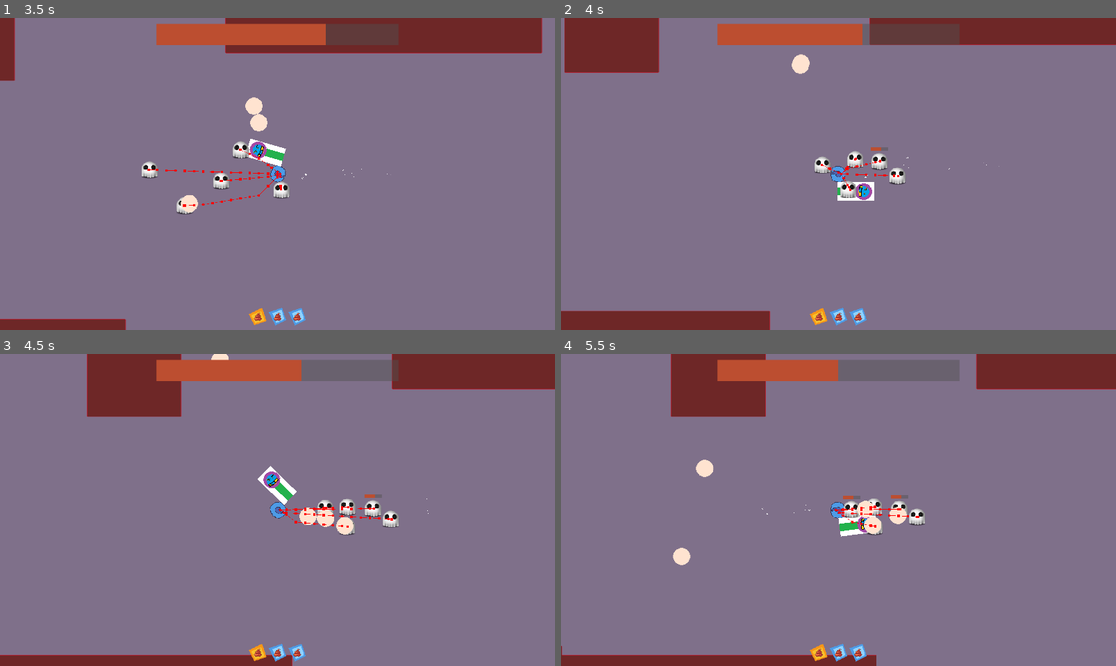
Above: before the commit, frames 1-4 (two rows, left to right).
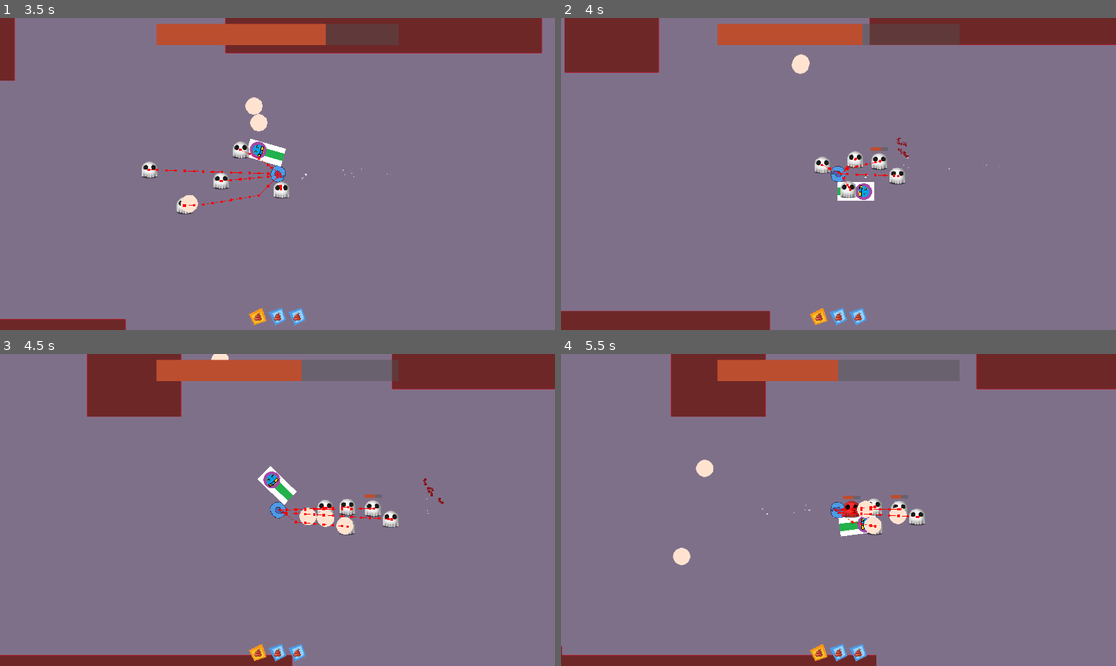
Above: after the commit, the same moments.

Repository: JulianNeuberger/EmojiMage
Game: Godot game, scene res://gui/MainMenu/MainMenu.tscn
Two runs of this game, one before a commit and one after it. Both use one fixed random seed, a clock stepped at 60 frames per second and the inputs below.
Inputs (mouse positions are in pixels of both pictures, inside the frame that each line leads up to):
- Up to frame 1 (3.5 s): click "Start" at 0.5 s; move the mouse to (249, 236) at 1.27 s; hold D (Right) 1.28-2.78 s; tap S (Bottom) at 1.35 s; move the mouse to (444, 220) at 2.02 s; tap W (Top) at 2.1 s; move the mouse to (111, 127) at 2.77 s; press the mouse at (111, 127) at 2.78 s; hold A (Left) from 2.78 s (still down)
- Up to frame 2 (4 s): keep holding A (Left); move the mouse to (866, 174) at 3.52 s; release the mouse at (866, 174) at 3.53 s; tap S (Bottom) at 3.6 s
- Up to frame 3 (4.5 s): keep holding A (Left); move the mouse to (194, 432) at 4.27 s; tap W (Top) at 4.35 s
- Up to frame 4 (5.5 s): move the mouse to (960, 494) at 5.02 s; release A (Left) at 5.03 s; hold D (Right) from 5.03 s (still down); click (960, 494) at 5.1 s

Frame 1 is identical in both runs. In frame 2, less than 0.1% of the frame differs, in the area x 60-63%, y 38-45%; in frame 3, less than 0.1%; in frame 4, less than 0.1%, in the area x 50-54%, y 46-53%.

Commit message:
adds easy hit effects

Diff:
--- /dev/null
+++ b/enemies/HitEffects/HitEffectAttributes.gd
@@ -0,0 +1,9 @@
+extends Resource
+class_name HitEffectAttributes
+
+
+@export var hit_sounds: Array[AudioStream]
+@export var death_sounds: Array[AudioStream]
+@export var pitch_variation: float = 1.0
+@export var splatter_texture: Texture2D
+@export var flash_duration: float = .05
--- /dev/null
+++ b/enemies/HitEffects/HitEffectPlayer.gd
@@ -0,0 +1,34 @@
+extends Node2D
+class_name HitEffectPlayer
+
+
+@onready var particle_system: CPUParticles2D = $CPUParticles2D
+@onready var audio_stream_player: AudioStreamPlayer2D = $AudioStreamPlayer2D
+@onready var sprite: Sprite2D = get_parent().find_child("Sprite2D")
+
+var _particle_emitting_duration: float = 0
+var _flash_duration: float = 0
+
+
+func play_effect(hit_effect_attributes: HitEffectAttributes):
+	#particle_system.texture = hit_effect_attributes.splatter_texture
+	_particle_emitting_duration = .2
+	_flash_duration = hit_effect_attributes.flash_duration
+
+	var hit_sound = hit_effect_attributes.hit_sounds.pick_random()
+	audio_stream_player.stream = hit_sound
+	audio_stream_player.pitch_scale = randf_range(
+		1 - hit_effect_attributes.pitch_variation,
+		1 + hit_effect_attributes.pitch_variation
+	)
+	audio_stream_player.play()
+
+func _process(delta):
+	particle_system.emitting = _particle_emitting_duration > 0
+	if _flash_duration > 0:
+		sprite.modulate = Color(1, .2, .2)
+	else:
+		sprite.modulate = Color(1, 1, 1)
+
+	_particle_emitting_duration -= delta
+	_flash_duration -= delta
--- a/enemies/basic_enemy.tscn
+++ b/enemies/basic_enemy.tscn
@@ -1,21 +1,40 @@
-[gd_scene load_steps=10 format=3 uid="uid://40mhhmhiflb6"]
+[gd_scene load_steps=16 format=3 uid="uid://40mhhmhiflb6"]
 
 [ext_resource type="Texture2D" uid="uid://dx2xj7ge3315r" path="res://enemies/test_enemy.png" id="1_da2xf"]
 [ext_resource type="Script" path="res://enemies/enemy_behavior.gd" id="1_mfs7k"]
 [ext_resource type="Script" path="res://enemies/shoot_behavior.gd" id="2_2k8q2"]
+[ext_resource type="AudioStream" uid="uid://d23745x2ph5x2" path="res://enemies/HitEffects/hit1.ogg" id="2_2v165"]
 [ext_resource type="Script" path="res://enemies/enemy_movement.gd" id="2_r0u5n"]
+[ext_resource type="Script" path="res://enemies/HitEffects/HitEffectAttributes.gd" id="2_vady1"]
+[ext_resource type="Texture2D" uid="uid://mtb8yt4lkat0" path="res://enemies/HitEffects/blood_splatter.png" id="3_8kdva"]
 [ext_resource type="Script" path="res://enemies/follow_behavior.gd" id="3_8krj1"]
 [ext_resource type="Script" path="res://health.gd" id="4_2tfas"]
 [ext_resource type="PackedScene" uid="uid://d4iucbq7sk0ny" path="res://HitAndHurtBox/HurtBox.tscn" id="6_eiel0"]
 [ext_resource type="PackedScene" uid="uid://bmddgc4p4tad2" path="res://HealthBar/HealthBar.tscn" id="8_3fifs"]
+[ext_resource type="Script" path="res://enemies/HitEffects/HitEffectPlayer.gd" id="9_7x2wr"]
+
+[sub_resource type="Resource" id="Resource_g55vs"]
+script = ExtResource("2_vady1")
+hit_sounds = Array[AudioStream]([ExtResource("2_2v165")])
+death_sounds = Array[AudioStream]([])
+pitch_variation = 0.2
+splatter_texture = ExtResource("3_8kdva")
+flash_duration = 0.05
 
 [sub_resource type="CircleShape2D" id="CircleShape2D_mipyo"]
+
+[sub_resource type="CanvasItemMaterial" id="CanvasItemMaterial_ce0mr"]
+particles_animation = true
+particles_anim_h_frames = 5
+particles_anim_v_frames = 1
+particles_anim_loop = false
 
 [node name="Basic Enemy" type="CharacterBody2D"]
 collision_layer = 2
 collision_mask = 3
 motion_mode = 1
 script = ExtResource("1_mfs7k")
+hit_effect_attributes = SubResource("Resource_g55vs")
 
 [node name="Behaviors" type="Node" parent="."]
 
@@ -64,5 +83,29 @@
 offset_right = 15.0
 offset_bottom = -18.0
 
+[node name="HitEffectPlayer" type="Node2D" parent="."]
+script = ExtResource("9_7x2wr")
+
+[node name="CPUParticles2D" type="CPUParticles2D" parent="HitEffectPlayer"]
+material = SubResource("CanvasItemMaterial_ce0mr")
+emitting = false
+amount = 20
+texture = ExtResource("3_8kdva")
+gravity = Vector2(0, 0)
+initial_velocity_min = 75.0
+initial_velocity_max = 100.0
+damping_min = 100.0
+damping_max = 100.0
+angle_min = -387.9
+angle_max = 164.4
+color = Color(0.556863, 0, 0, 1)
+hue_variation_min = 0.1
+hue_variation_max = 0.1
+anim_speed_min = 1.0
+anim_speed_max = 1.0
+anim_offset_max = 1.0
+
+[node name="AudioStreamPlayer2D" type="AudioStreamPlayer2D" parent="HitEffectPlayer"]
+
 [connection signal="percentage_changed" from="Health" to="HealthBar" method="set_percentage"]
 [connection signal="trigger" from="HurtBox" to="Health" method="damage"]
--- a/enemies/enemy_behavior.gd
+++ b/enemies/enemy_behavior.gd
@@ -2,25 +2,32 @@
 
 class_name EnemyBehavior
 
+@export var change_interval_miliseconds: float = 2000
+@export var hit_effect_attributes: HitEffectAttributes
+
 @onready var health_component: Health = $Health
-@export var change_interval_miliseconds: float = 2000
 @onready var navigation_agent: NavigationAgent2D = $NavigationAgent2D
 @onready var movement: EnemyMovement = $EnemyMovement
 @onready var state: Node = $Behaviors/FollowBehavior
+@onready var hit_effect_player: HitEffectPlayer = $HitEffectPlayer
+@onready var hurt_box: HurtBox = $HurtBox
 
 var start_time := Time.get_ticks_msec()
 var is_disabled: bool = false
 
 signal on_death
 
+func play_hit_effect():
+	hit_effect_player.play_effect(hit_effect_attributes)
+
 func _propagate_death(health: Health):
-	print('You died!')
 	on_death.emit()
 
 # Called when the node enters the scene tree for the first time.
 func _ready():
 	health_component.connect("on_death", _propagate_death)
 	movement.set_nav_agent(navigation_agent)
+	hurt_box.connect("trigger", func(_damage): play_hit_effect())
 
 func _process(delta):
 	for child in $Behaviors.get_children():
Binary file added: enemies/HitEffects/blood_splatter.aseprite
Binary file added: enemies/HitEffects/blood_splatter.png
Not shown, added: enemies/HitEffects/blood_splatter.png.import
Not shown, added: enemies/HitEffects/hit1.ogg.import
Not shown, added: enemies/HitEffects/hit1.ogg
